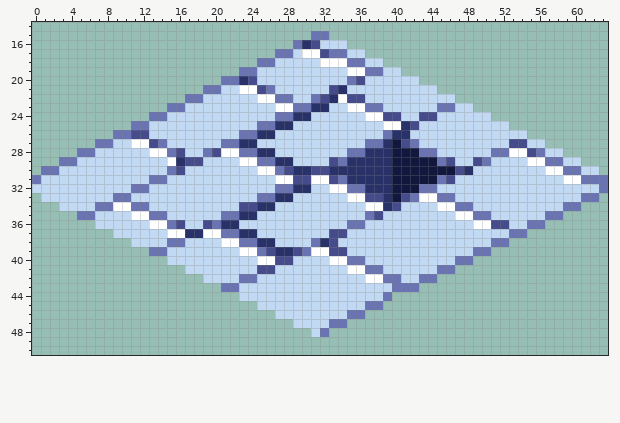
Pixel-art sprite, stored at Assets/Art/ground_04.png. This is how it looked before the edit.
The file is 64x64 pixels. Shown: x 0..63, y 14..50.
New version:
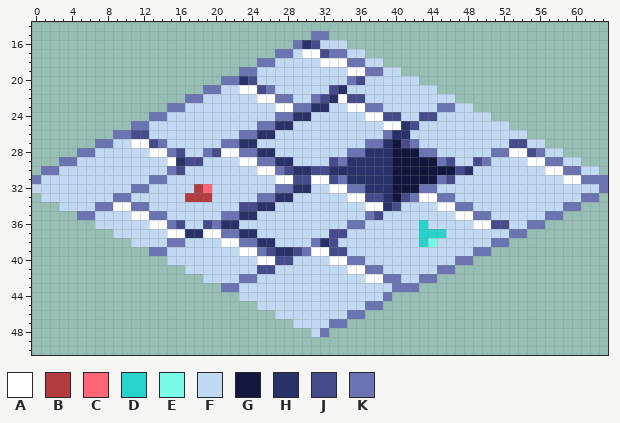
Palette (. is transparent): A #ffffff  B #b23c40  C #ff6675  D #27d3cb  E #78fae6  F #c1d9f2  G #12173d  H #293268  J #464b8c  K #6b74b2
Diff:
y 32: x 18..19 FF -> BC
y 33: x 17..19 FFF -> BBB
y 36: x 43 F -> D
y 37: x 43..45 FFF -> DDD
y 38: x 43..44 FF -> DE
